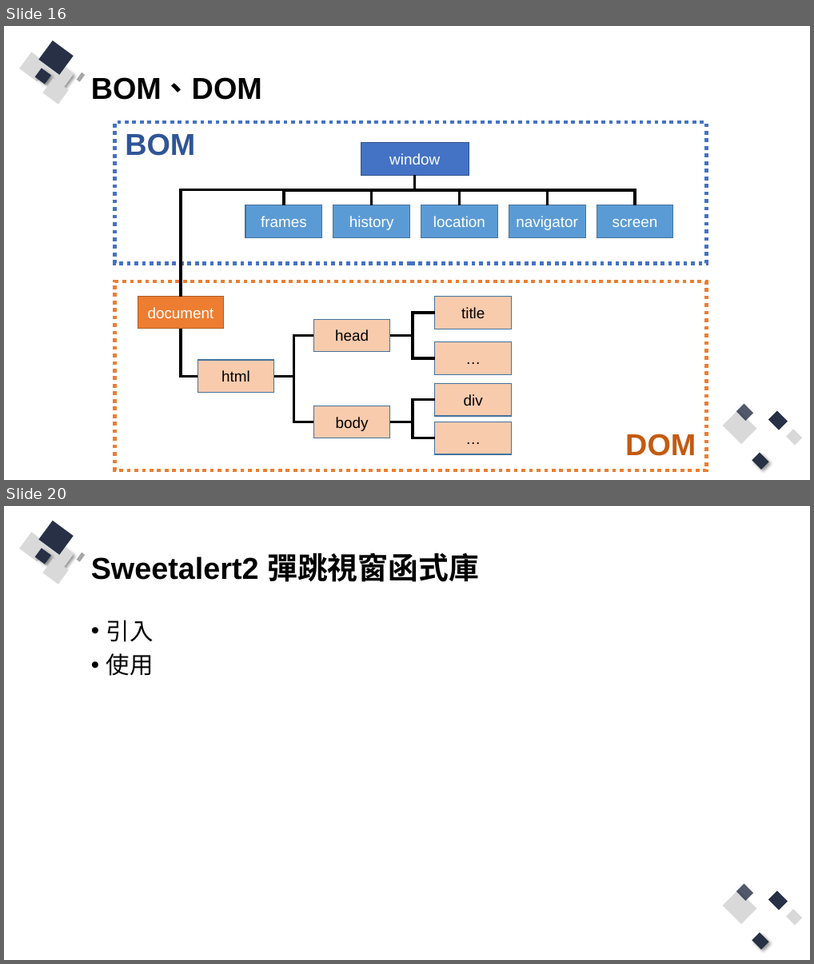
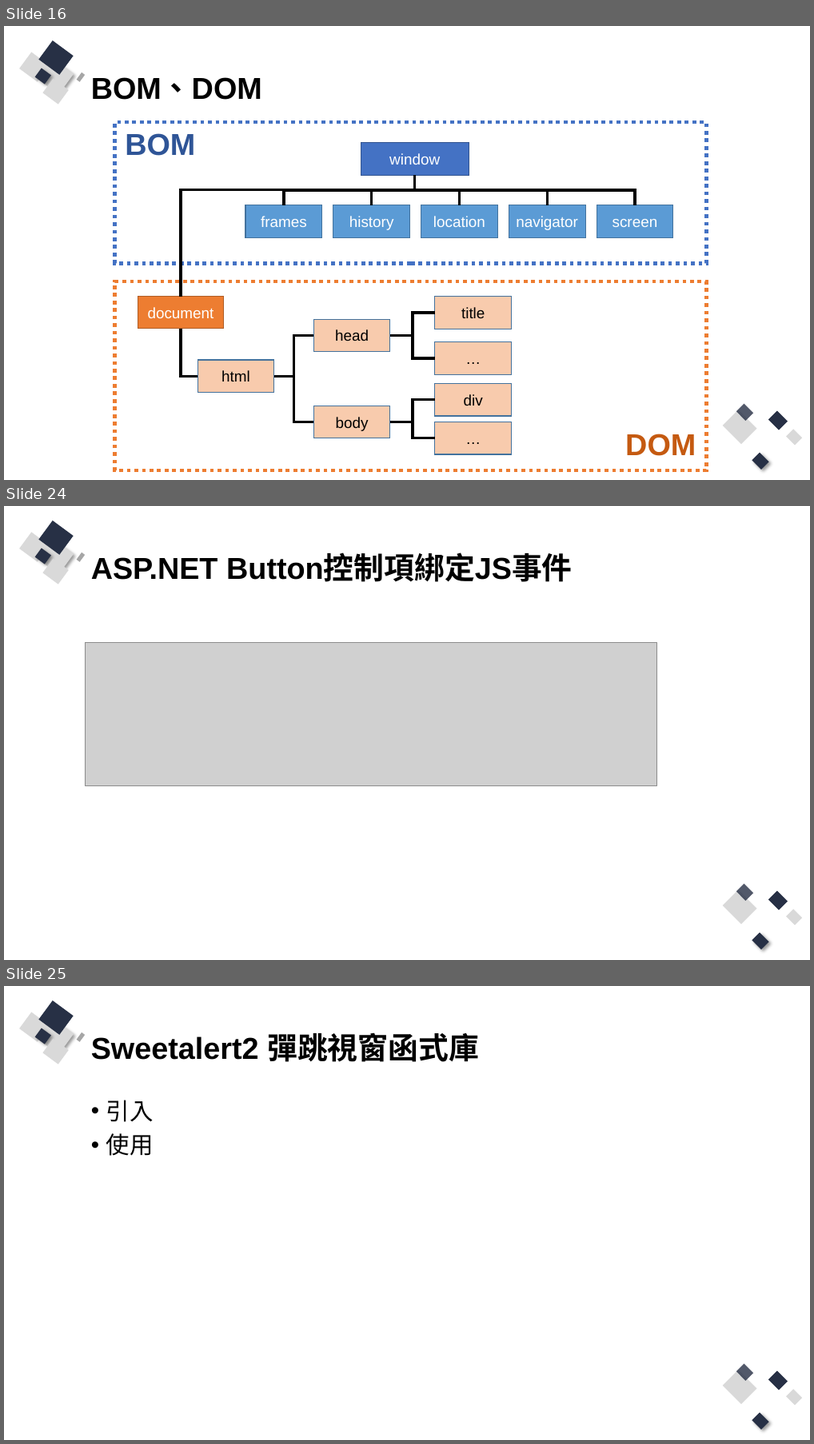
Before and after one commit to Q81JIAXIONG/-, a slide deck: 投影片/6.實作-帳號註冊、登入網頁前端防呆與提示.pptx. Shown one above the other, each under a label of ours: slides 16 and 20 before the commit, slides 16, 24 and 25 after it; the slides between them are not shown. The pictures are 814x964 and 814x1444 pixels, drawn with LibreOffice and Linux fonts; fonts in the diff are those of the drawing; grey boxes stand for pictures. Boxes give left, top, right and bottom in pixels: in the first picture for what was removed or moved away, otherwise in the second. Text is boxed around its words. In the diff, an @@ line names an element or a change of style, - is before the commit and + after.

```diff
--- a/投影片/6.實作-帳號註冊、登入網頁前端防呆與提示.pptx
+++ b/投影片/6.實作-帳號註冊、登入網頁前端防呆與提示.pptx
@@ slide 24 added at (4, 506, 810, 960), background #FFFFFF; not listed: 13 template elements that a slide beside it also shows @@
@@ title added at (91, 555, 573, 582), 36 pt, text #000000, bold @@
+ASP.NET Button控制項綁定JS事件
@@ picture added at (85, 642, 658, 785) @@
@@ what was slide 20 is now slide 25 @@
```
Also in this commit, not shown: 7 slides changed, 6 other slides added, 2 slides removed, 15 other files.
